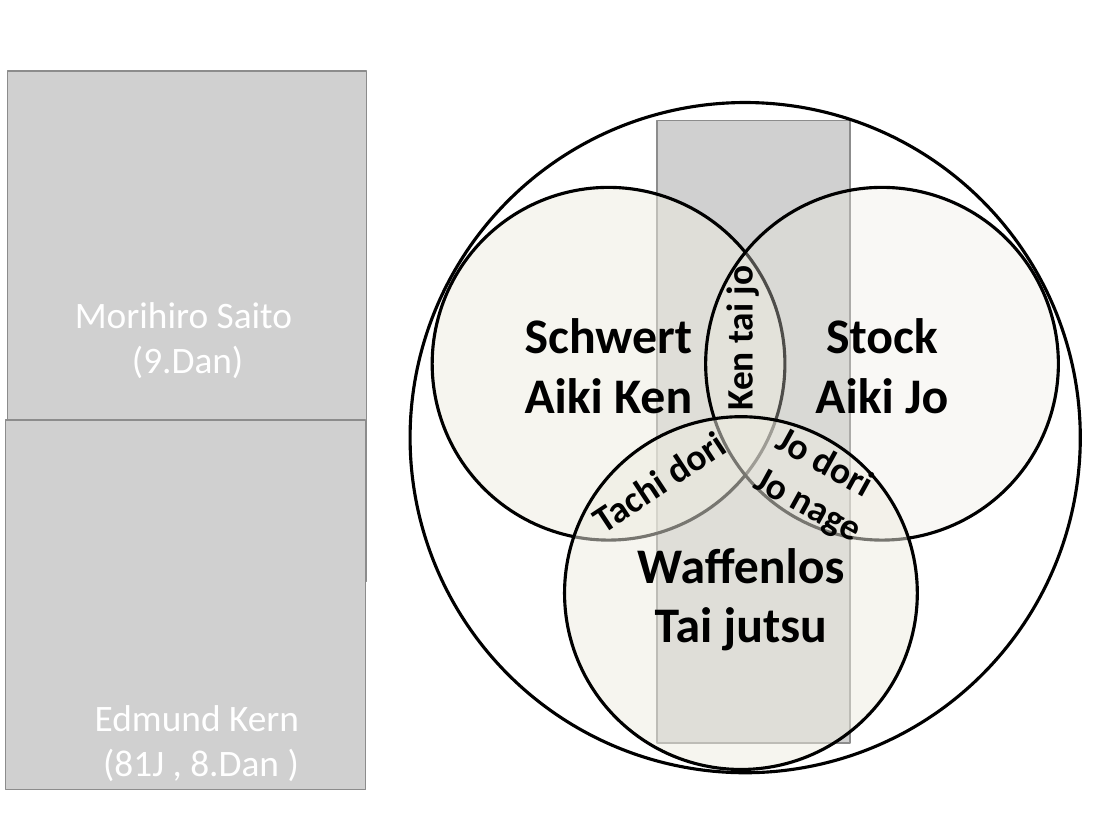
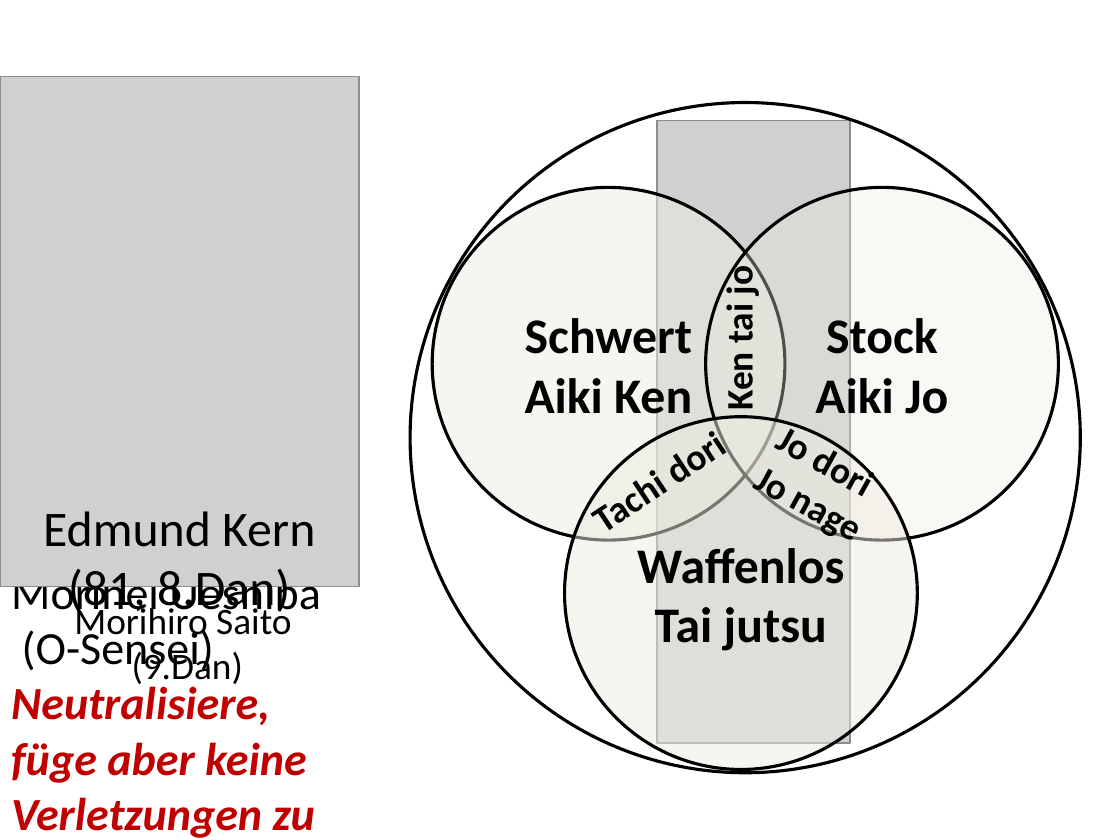
Before and after one commit to keale/Physik_in_Aikido, a slide deck: slide 3 of LNdW2013 physik in Aikido/LNdW2013 Physik in Aikido.pptx (slide 4 before the commit). Drawn at 1120x840 pixels with LibreOffice and Linux fonts; fonts in the diff are those of the drawing; grey boxes stand for pictures; background and template pictures are left out. Boxes give left, top, right and bottom in pixels: in the first picture for what was removed or moved away, otherwise in the second. Text is boxed around its words. In the diff, an @@ line names an element or a change of style, - is before the commit and + after.

```diff
--- a/LNdW2013 physik in Aikido/LNdW2013 Physik in Aikido.pptx
+++ b/LNdW2013 physik in Aikido/LNdW2013 Physik in Aikido.pptx
@@ picture: place and size @@
-picture at bbox=[8, 71, 367, 581]
+picture at bbox=[0, 76, 360, 587]
@@ picture: place and size @@
-picture at bbox=[6, 420, 365, 790]
+picture at bbox=[0, 85, 360, 455]
@@ picture added at bbox=[0, 77, 348, 552] @@
@@ title at bbox=[242, 70, 614, 76]: text changed; size 44 to 39.6 pt @@
-Traditionelles Aikido
+Was macht Aikido aus?
@@ text "Edmund Kern": place and size @@
-text "Edmund Kern" at bbox=[95, 705, 299, 780]
+text "Edmund Kern" at bbox=[43, 511, 315, 618]
@@ text at bbox=[43, 511, 315, 547]: size 24 to 32 pt, text colour #FFFFFF to #000000 in "Edmund Kern"; alignment left to centre @@
@@ text at bbox=[68, 569, 290, 618]: text changed; size 24 to 32 pt; text colour #FFFFFF to #000000 @@
-(81J , 8.Dan )
+(81, 8.Dan)
@@ text "Morihiro Saito": place and size @@
-text "Morihiro Saito" at bbox=[75, 302, 292, 378]
+text "Morihiro Saito" at bbox=[74, 603, 291, 689]
@@ text "Morihiro Saito" at bbox=[74, 603, 291, 689]: text colour #FFFFFF to #000000 @@
@@ text added at bbox=[11, 571, 320, 838], 29.6 pt, text #C00000, bold, italic @@
+Morihei Ueshiba
+(O-Sensei)
+Neutralisiere, füge aber keine Verletzungen zu
```
Also in this commit, not shown: 4 other slides changed, 2 slides removed.
